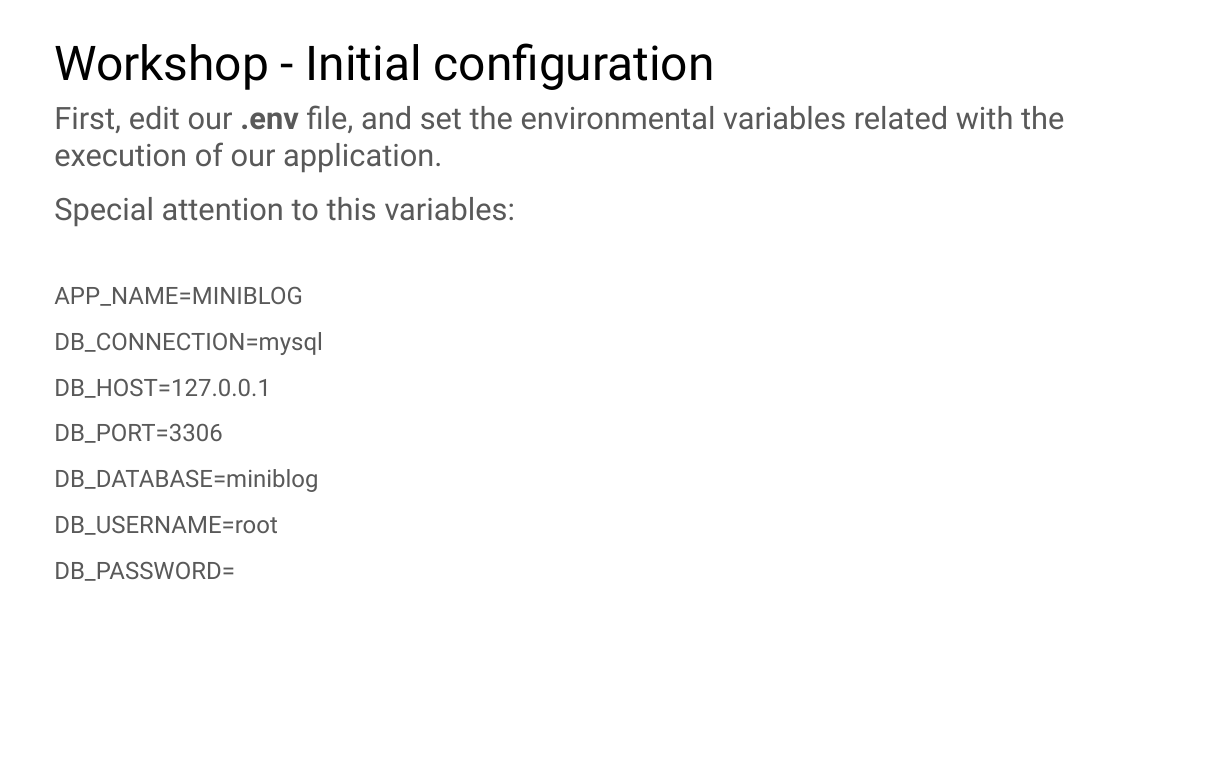
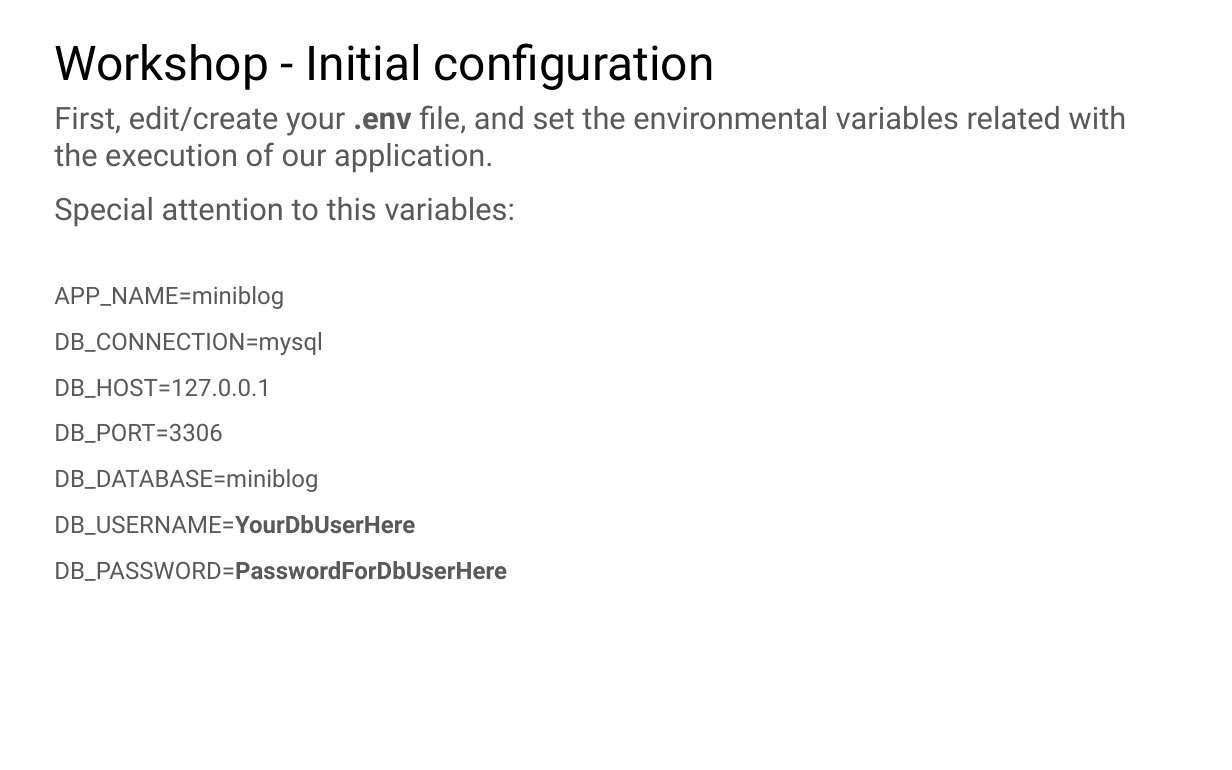
Before and after one commit to juan-morales/laravel-workshop-blog, a slide deck: slide 33 of presentation/Presentation.pptx. Drawn at 1232x770 pixels with LibreOffice and Linux fonts; fonts in the diff are those of the drawing. Boxes give left, top, right and bottom in pixels: in the first picture for what was removed or moved away, otherwise in the second. Text is boxed around its words. In the diff, an @@ line names an element or a change of style, - is before the commit and + after.

```diff
--- a/presentation/Presentation.pptx
+++ b/presentation/Presentation.pptx
@@ text at [54,105,1127,173]: text changed @@
-First, edit our .env file, and set the environmental variables related with the execution of our application.
+First, edit/create your .env file, and set the environmental variables related with the execution of our application.
@@ text at [54,286,284,309]: text changed @@
-APP_NAME=MINIBLOG
+APP_NAME=miniblog
@@ text at [54,515,507,581]: text changed; bold on @@
-DB_USERNAME=root
-DB_PASSWORD=
+DB_USERNAME=YourDbUserHere
+DB_PASSWORD=PasswordForDbUserHere
```
Also in this commit, not shown: 7 other slides changed, 2 slides added.
